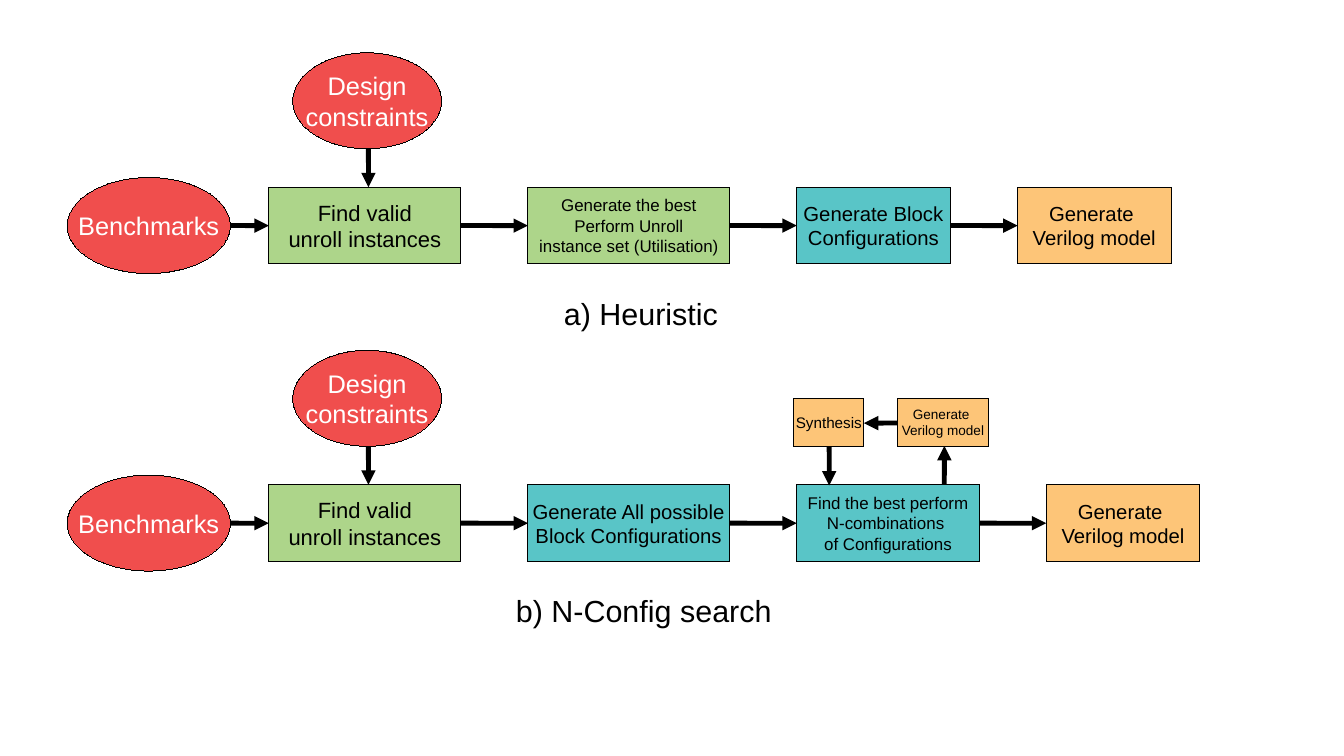
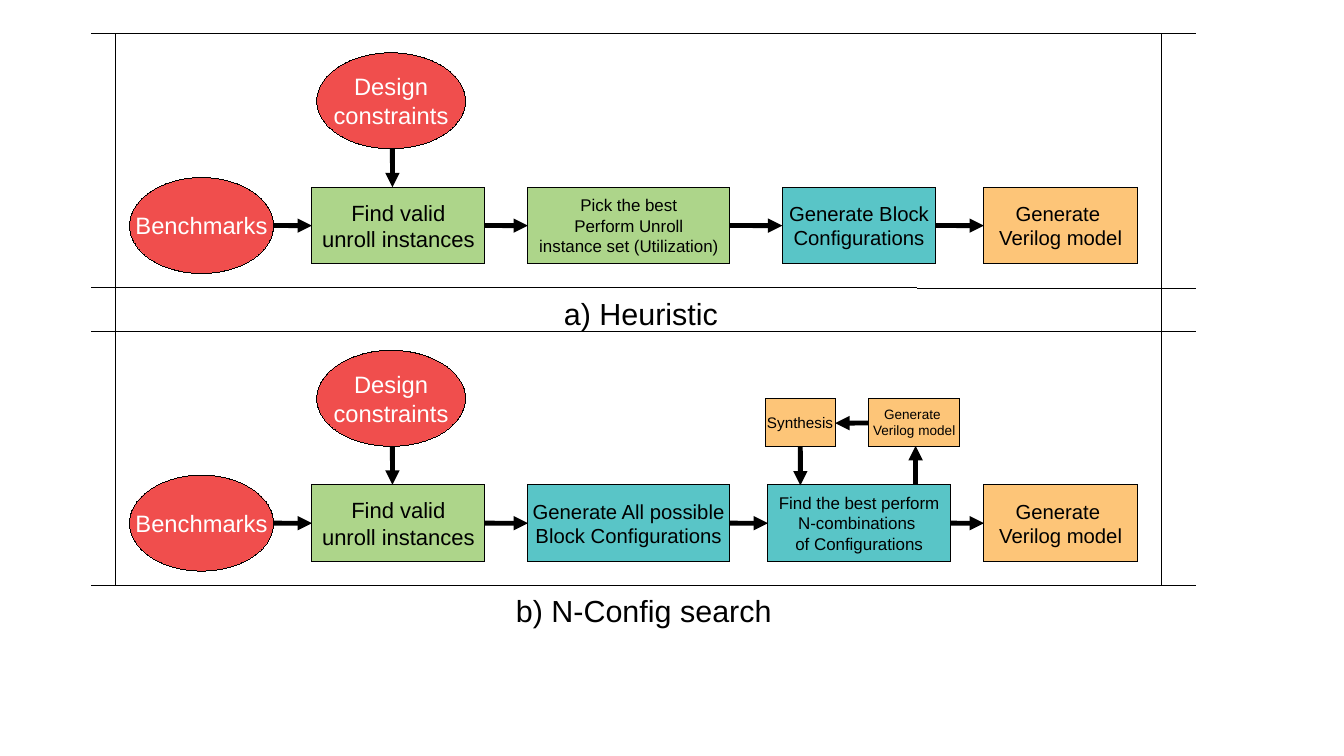
Before and after one commit to raminrasoulinezhad/MLBlocks, a slide deck: slide 2 of presentations/ToolFlows.odp (slide 1 before the commit). Drawn at 1344x756 pixels with LibreOffice and Linux fonts; fonts in the diff are those of the drawing. Boxes give left, top, right and bottom in pixels: in the first picture for what was removed or moved away, otherwise in the second. Text is boxed around its words. In the diff, an @@ line names an element or a change of style, - is before the commit and + after.

```diff
--- a/presentations/ToolFlows.odp
+++ b/presentations/ToolFlows.odp
@@ line added from (91, 34) to (1195, 34), #000000 0 pt @@
@@ line added from (115, 34) to (115, 585), #000000 0 pt @@
@@ line added from (1162, 34) to (1162, 585), #000000 0 pt @@
@@ ellipse "Benchmarks": place and size @@
-ellipse "Benchmarks" at bbox=[67, 178, 231, 274]
+ellipse "Benchmarks" at bbox=[129, 178, 273, 274]
@@ rectangle "Find valid unroll instances": place and size @@
-rectangle "Find valid unroll instances" at bbox=[268, 188, 460, 265]
+rectangle "Find valid unroll instances" at bbox=[312, 188, 485, 265]
@@ text in rectangle at bbox=[580, 198, 677, 211]: text changed @@
-Generate the best
+Pick the best
@@ rectangle "Generate Block Configurations": place and size @@
-rectangle "Generate Block Configurations" at bbox=[798, 188, 951, 265]
+rectangle "Generate Block Configurations" at bbox=[783, 188, 937, 265]
@@ rectangle "Generate Verilog model": place and size @@
-rectangle "Generate Verilog model" at bbox=[1018, 188, 1172, 265]
+rectangle "Generate Verilog model" at bbox=[984, 188, 1138, 265]
@@ arrow moved from (231, 226) - (268, 226) to (273, 226) - (312, 226) @@
@@ arrow moved from (461, 226) - (528, 226) to (485, 226) - (528, 226) @@
@@ text in rectangle at bbox=[539, 239, 718, 256]: text changed @@
-instance set (Utilisation)
+instance set (Utilization)
@@ arrow moved from (729, 226) - (798, 226) to (729, 226) - (783, 226) @@
@@ arrow moved from (951, 226) - (1018, 226) to (937, 226) - (984, 226) @@
@@ line added from (91, 288) to (1195, 288), #000000 0 pt @@
@@ line added from (91, 332) to (1195, 332), #000000 0 pt @@
@@ 2 ellipses, 2 arrows: place and size @@
-2 ellipses, 2 arrows at bbox=[293, 52, 441, 485]
+2 ellipses, 2 arrows at bbox=[317, 52, 466, 485]
@@ 3 rectangles, 3 arrows: place and size @@
-3 rectangles, 3 arrows at bbox=[794, 399, 989, 562]
+3 rectangles, 3 arrows at bbox=[766, 399, 961, 562]
@@ size 15 to 14 pt in 4 elements at bbox=[317, 52, 466, 149], bbox=[317, 350, 466, 446], bbox=[129, 178, 273, 274], bbox=[129, 476, 273, 572] @@
@@ ellipse "Benchmarks": place and size @@
-ellipse "Benchmarks" at bbox=[67, 476, 231, 572]
+ellipse "Benchmarks" at bbox=[129, 476, 273, 572]
@@ rectangle "Find valid unroll instances": place and size @@
-rectangle "Find valid unroll instances" at bbox=[268, 485, 460, 562]
+rectangle "Find valid unroll instances" at bbox=[312, 485, 485, 562]
@@ rectangle "Generate Verilog model": place and size @@
-rectangle "Generate Verilog model" at bbox=[1046, 485, 1200, 562]
+rectangle "Generate Verilog model" at bbox=[984, 485, 1138, 562]
@@ arrow moved from (231, 523) - (268, 523) to (273, 523) - (312, 523) @@
@@ arrow moved from (461, 523) - (528, 523) to (485, 523) - (528, 523) @@
@@ arrow moved from (729, 523) - (798, 523) to (729, 523) - (768, 523) @@
@@ arrow moved from (979, 523) - (1046, 523) to (951, 523) - (984, 523) @@
@@ line added from (91, 585) to (1195, 585), #000000 0 pt @@
```
Also in this commit, not shown: 1 slide added, 4 other files.
